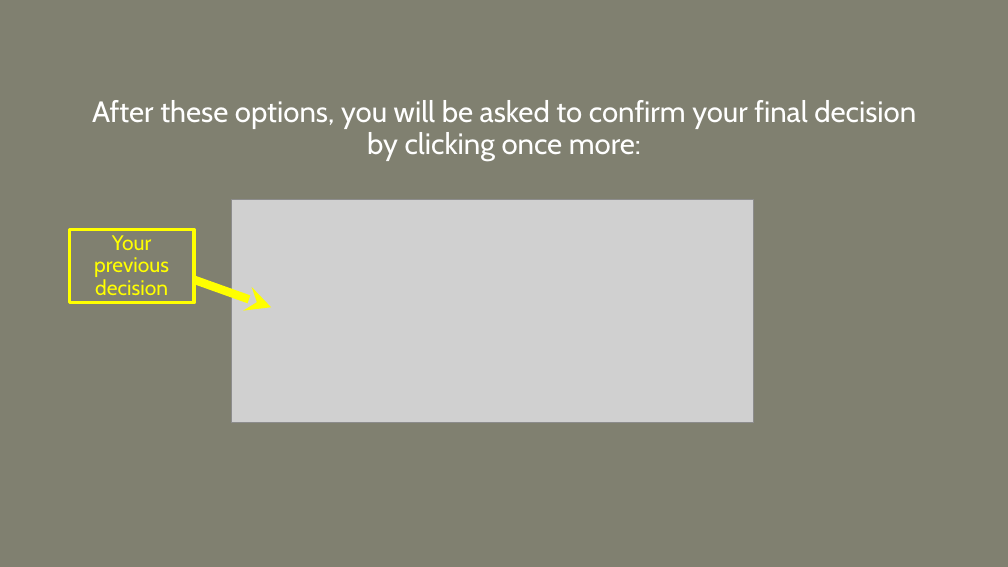
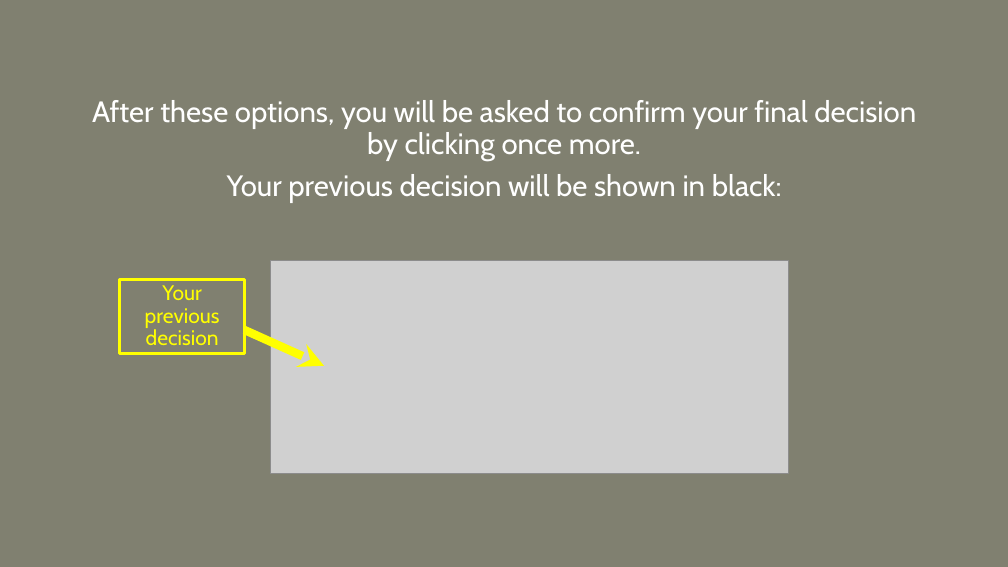
Before and after one commit to Davidson-MJ/js_ArtificialDotsAdvice, a slide deck: slide 10 of instruction-images/expInstructions.pptx. Drawn at 1008x567 pixels with LibreOffice and Linux fonts; fonts in the diff are those of the drawing; grey boxes stand for pictures. Boxes give left, top, right and bottom in pixels: in the first picture for what was removed or moved away, otherwise in the second. Text is boxed around its words. In the diff, an @@ line names an element or a change of style, - is before the commit and + after.

```diff
--- a/instruction-images/expInstructions.pptx
+++ b/instruction-images/expInstructions.pptx
@@ text at (x1=92, y1=100, x2=916, y2=203): text changed @@
-After these options, you will be asked to confirm your final decision by clicking once more:
+After these options, you will be asked to confirm your final decision by clicking once more.
+Your previous decision will be shown in black:
@@ picture resized from (x1=231, y1=200, x2=754, y2=423) to (x1=271, y1=261, x2=788, y2=474) @@
@@ rectangle "Your previous decision" moved from (x1=70, y1=229, x2=194, y2=302) to (x1=119, y1=280, x2=244, y2=353) @@
@@ arrow moved from (271, 307) - (194, 280) to (324, 366) - (244, 330) @@
```
Also in this commit, not shown: 1 other slide changed, 8 other files.
